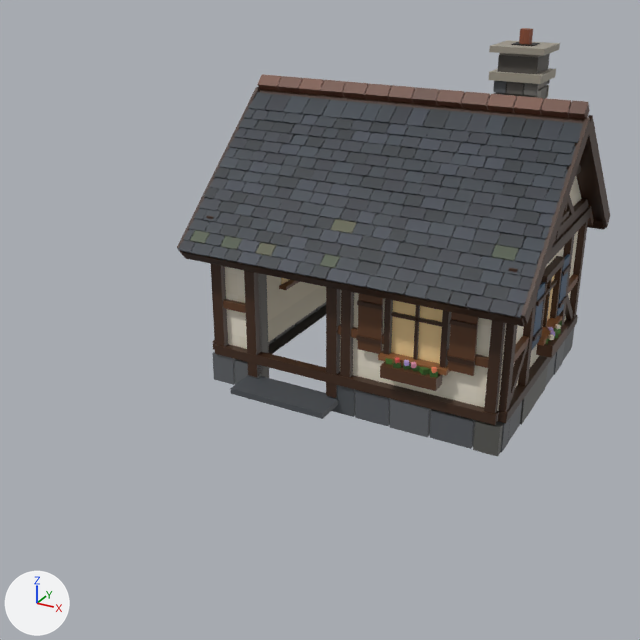
The glTF model assets/models/cottage-1.glb: old version first, new version second.
Camera for both pictures: a camera (50 mm lens) standing at (6.9, -16.18, 8.5) and looking at (-0.42, -2.88, 1.85). The axes (+X, +Y, +Z) are drawn at lower left. The lights are the same throughout. The first picture is the older version.

Names of what the first picture shows: 'cottage-1_glass', 'cottage-1_shell'.
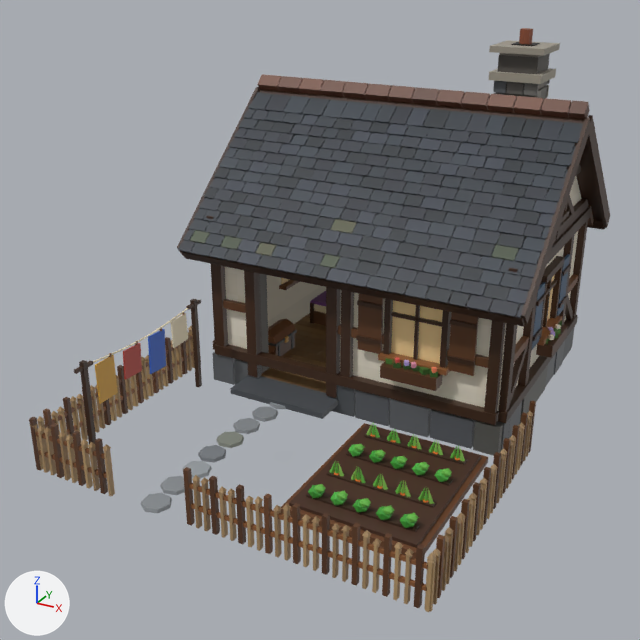
What differs and where, as boxes (x1, y1, x2, y2) in the pictures (640 x 640 px):
'cottage-1_interior', added (brown)
    after: (29, 291, 536, 612)

The change, as a list of edits to the scene's bpy script:
```text
Add mat_defaultmaterial_002:
    mat_defaultmaterial_002 = bpy.data.materials.new('DefaultMaterial.002')
    mat_defaultmaterial_002.use_nodes = True; mat_defaultmaterial_002.node_tree.nodes.clear()
    _N = mat_defaultmaterial_002.node_tree.nodes; _L = mat_defaultmaterial_002.node_tree.links
    n0 = _N.new('ShaderNodeOutputMaterial'); n0.name = 'Material Output'
    n1 = _N.new('ShaderNodeBsdfPrincipled'); n1.name = 'Principled BSDF'
    n2 = _N.new('ShaderNodeVertexColor'); n2.name = 'Color Attribute'
    _L.new(n1.outputs[0], n0.inputs[0])  # 'BSDF' to 'Surface'
    _L.new(n2.outputs[0], n1.inputs[0])  # 'Color' to 'Base Color'
Add me_cottage_1_interior:
    me_cottage_1_interior.from_pydata(...)  # 3864 vertices, 5832 faces; spans x -3.65..3.65, y -7.21..3.32, z 0.0..3.16
    me_cottage_1_interior.materials.append(mat_defaultmaterial_002)
Add ob_cottage_1_interior:
    ob_cottage_1_interior = bpy.data.objects.new('cottage-1_interior', me_cottage_1_interior)
    ob_cottage_1_interior.location = (0.0, 0.0, 0.0)
```
